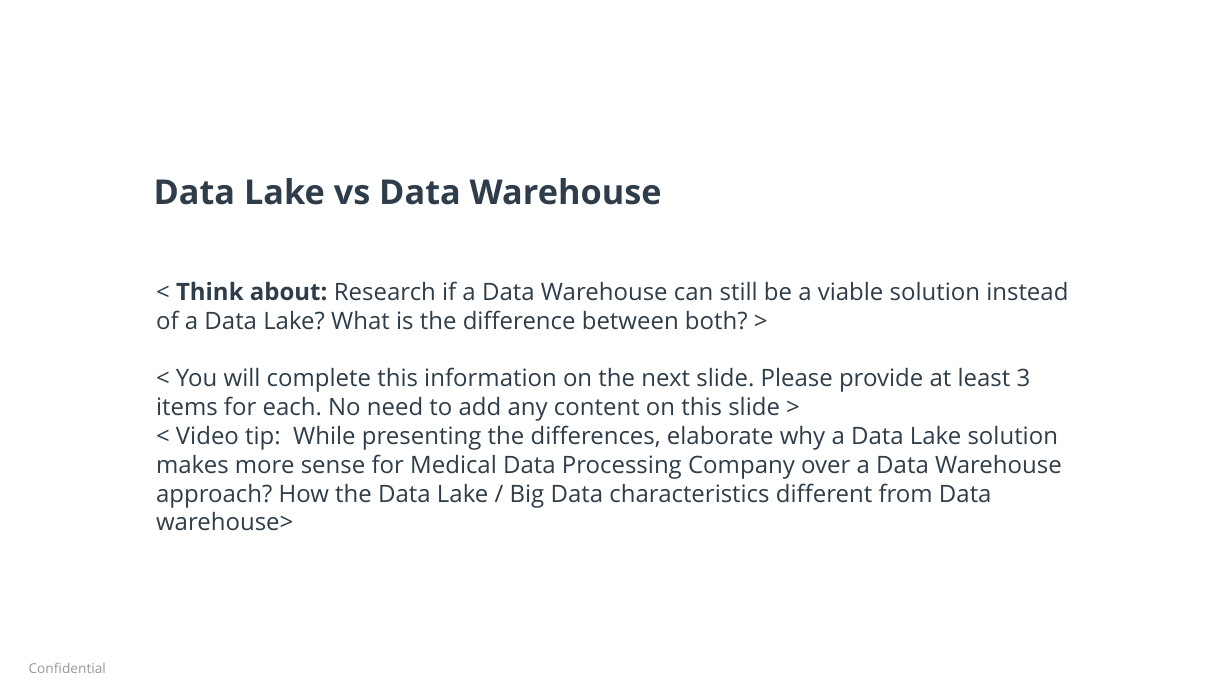
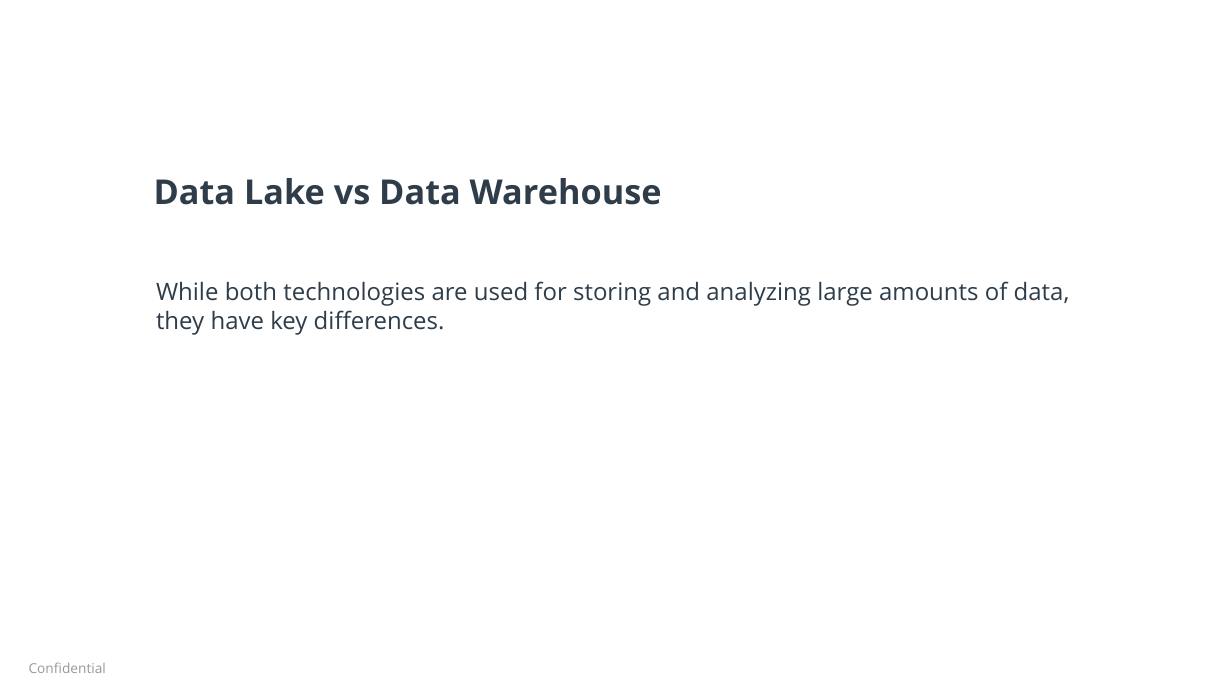
Before and after one commit to Polyhistor/MedialDataProcessingCo-DataLake-Design, a slide deck: slide 5 of datalakeexecutivepresentation-starter-1.pptx. Drawn at 1232x693 pixels with LibreOffice and Linux fonts; fonts in the diff are those of the drawing; background and template pictures are left out. Boxes give left, top, right and bottom in pixels: in the first picture for what was removed or moved away, otherwise in the second. Text is boxed around its words. In the diff, an @@ line names an element or a change of style, - is before the commit and + after.

```diff
--- a/datalakeexecutivepresentation-starter-1.pptx
+++ b/datalakeexecutivepresentation-starter-1.pptx
@@ text at [156,281,1070,335]: text changed @@
-< Think about: Research if a Data Warehouse can still be a viable solution instead of a Data Lake? What is the difference between both? >
-< You will complete this information on the next slide. Please provide at least 3 items for each. No need to add any content on this slide >
-< Video tip: While presenting the differences, elaborate why a Data Lake solution makes more sense for Medical Data Processing Company over a Data Warehouse approach? How the Data Lake / Big Data characteristics different from Data warehouse>
+While both technologies are used for storing and analyzing large amounts of data, they have key differences.
```
Also in this commit, not shown: 3 other slides changed, 2 slides added, 2 slides removed.
